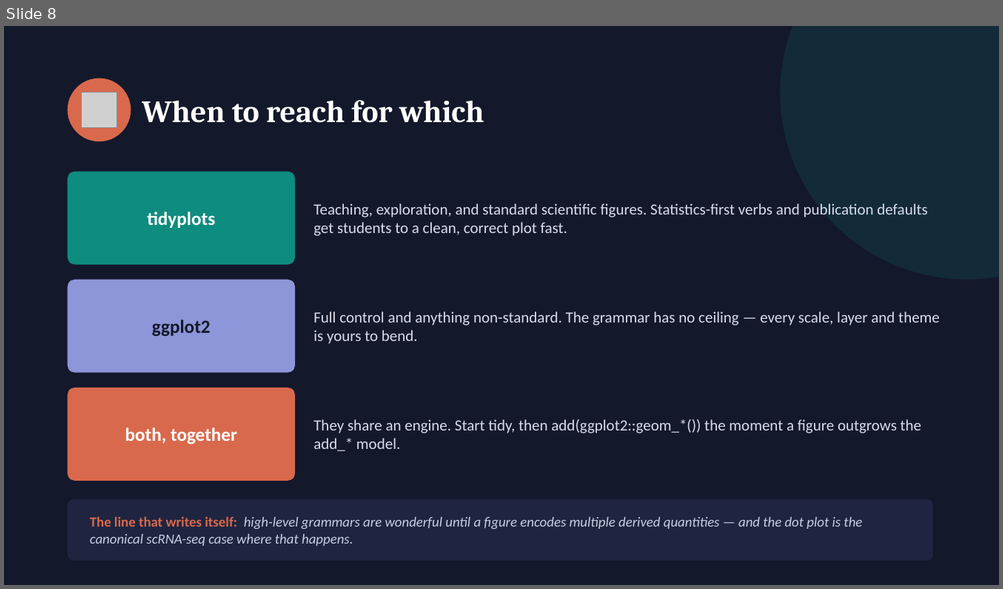
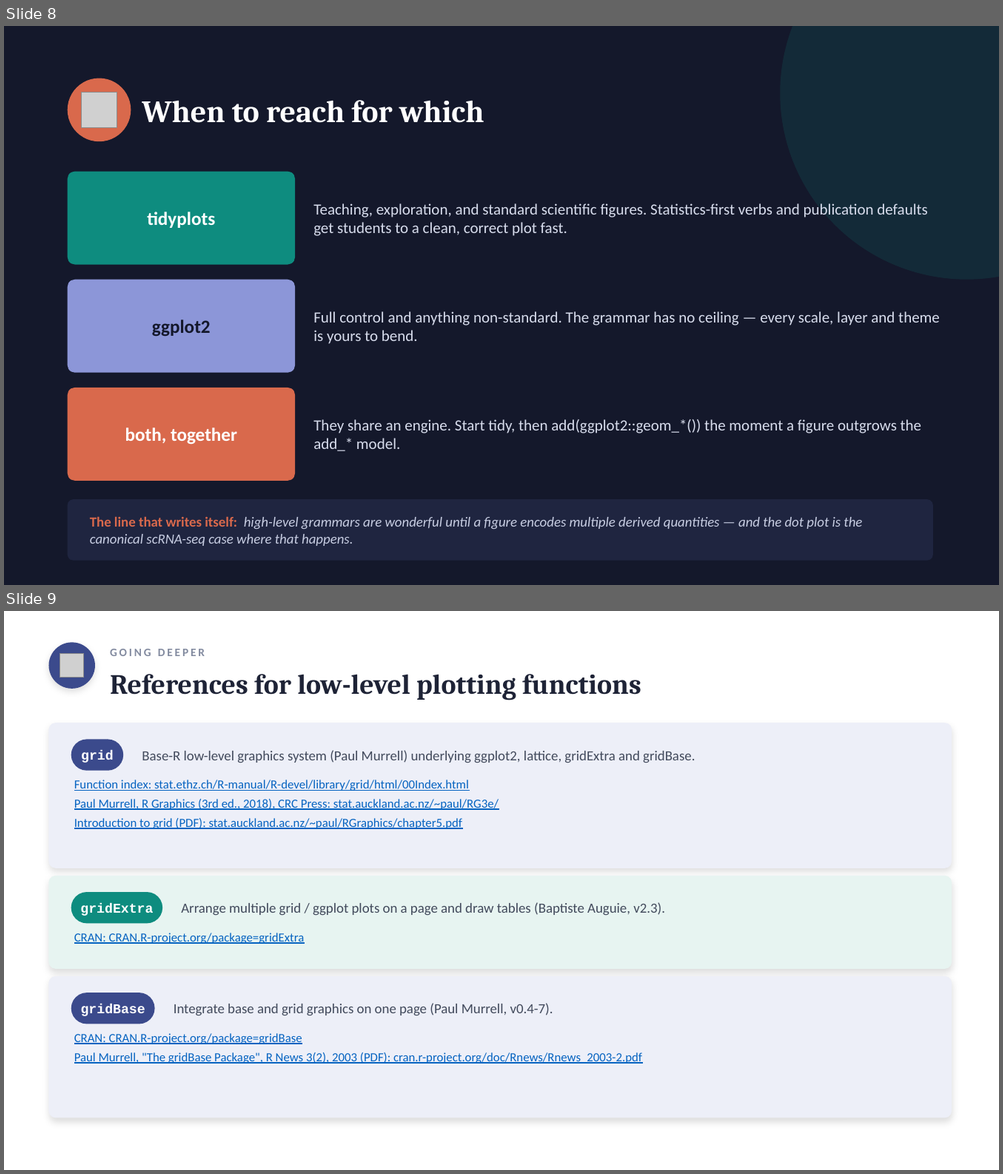
Before and after one commit to steverozen/workshops2026aug, a slide deck: r_graphics/ggplot2_vs_tidyplots_slides.pptx. Shown one above the other, each under a label of ours: slide 8 before the commit, slides 8 and 9 after it. The pictures are 1003x589 and 1003x1174 pixels, drawn with LibreOffice and Linux fonts; fonts in the diff are those of the drawing; grey boxes stand for pictures. Boxes give left, top, right and bottom in pixels: in the first picture for what was removed or moved away, otherwise in the second. Text is boxed around its words. In the diff, an @@ line names an element or a change of style, - is before the commit and + after.

```diff
--- a/r_graphics/ggplot2_vs_tidyplots_slides.pptx
+++ b/r_graphics/ggplot2_vs_tidyplots_slides.pptx
@@ slide 9 added at box(4, 611, 999, 1170), background #FFFFFF @@
@@ ellipse added at box(48, 642, 95, 689), fill #3B4A8C @@
@@ picture added at box(60, 653, 84, 678) @@
@@ text added at box(110, 649, 205, 656), 11 pt, text #838BA0, bold @@
+GOING DEEPER
@@ text added at box(110, 674, 641, 701), 27 pt, text #1E2336, bold @@
+References for low-level plotting functions
@@ rounded rectangle added at box(48, 723, 951, 869), fill #EDEFF8 @@
@@ rounded rectangle added at box(71, 739, 123, 771), fill #3B4A8C @@
@@ text added at box(81, 751, 114, 763), 13 pt, text #FFFFFF, bold @@
+grid
@@ text added at box(142, 750, 694, 763), 13.5 pt, text #424A5C @@
+Base-R low-level graphics system (Paul Murrell) underlying ggplot2, lattice, gridExtra and gridBase.
@@ text added at box(74, 780, 498, 829), 12 pt, text #0563C1, underline @@
+Function index: stat.ethz.ch/R-manual/R-devel/library/grid/html/00Index.html
+Paul Murrell, R Graphics (3rd ed., 2018), CRC Press: stat.auckland.ac.nz/~paul/RG3e/
+Introduction to grid (PDF): stat.auckland.ac.nz/~paul/RGraphics/chapter5.pdf
@@ rounded rectangle added at box(48, 876, 951, 969), fill #E7F4F1 @@
@@ rounded rectangle added at box(71, 892, 163, 923), fill #0E8C7F @@
@@ text added at box(80, 903, 153, 916), 13 pt, text #FFFFFF, bold @@
+gridExtra
@@ text added at box(181, 903, 665, 915), 13.5 pt, text #424A5C @@
+Arrange multiple grid / ggplot plots on a page and draw tables (Baptiste Auguie, v2.3).
@@ text added at box(74, 933, 304, 944), 12 pt, text #0563C1, underline @@
+CRAN: CRAN.R-project.org/package=gridExtra
@@ rounded rectangle added at box(48, 977, 951, 1119), fill #EDEFF8 @@
@@ rounded rectangle added at box(71, 993, 155, 1025), fill #3B4A8C @@
@@ text added at box(81, 1004, 145, 1017), 13 pt, text #FFFFFF, bold @@
+gridBase
@@ text added at box(173, 1003, 553, 1016), 13.5 pt, text #424A5C @@
+Integrate base and grid graphics on one page (Paul Murrell, v0.4-7).
@@ text added at box(74, 1034, 642, 1064), 12 pt, text #0563C1, underline @@
+CRAN: CRAN.R-project.org/package=gridBase
+Paul Murrell, "The gridBase Package", R News 3(2), 2003 (PDF): cran.r-project.org/doc/Rnews/Rnews_2003-2.pdf
```
Also in this commit, not shown: 13 other files.
